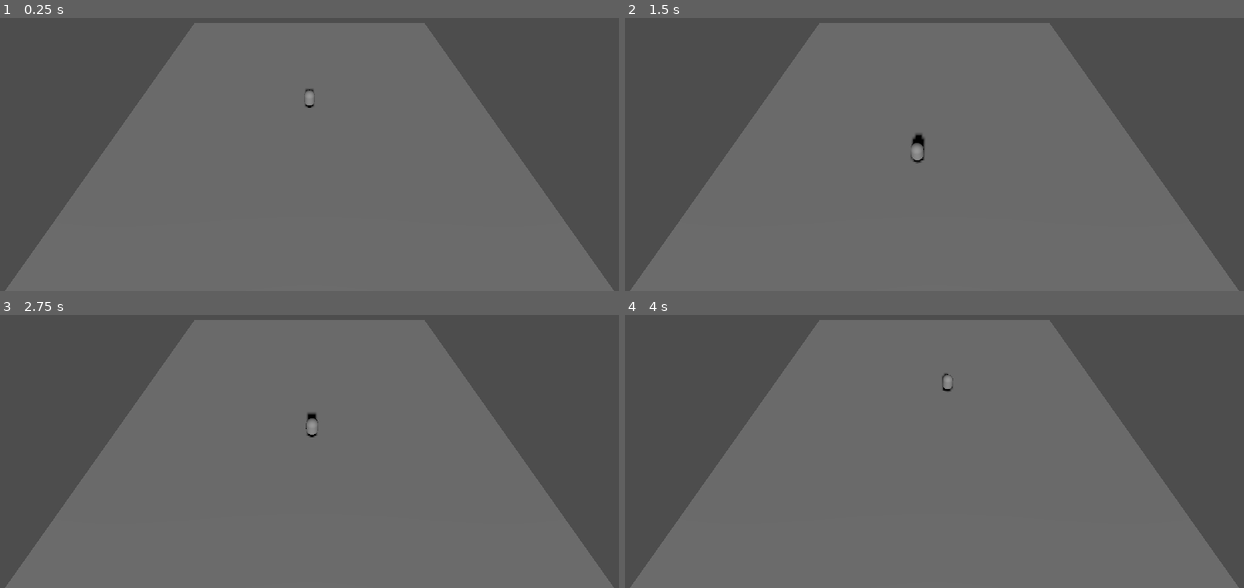
Above: before the commit, frames 1-4 (two rows, left to right).
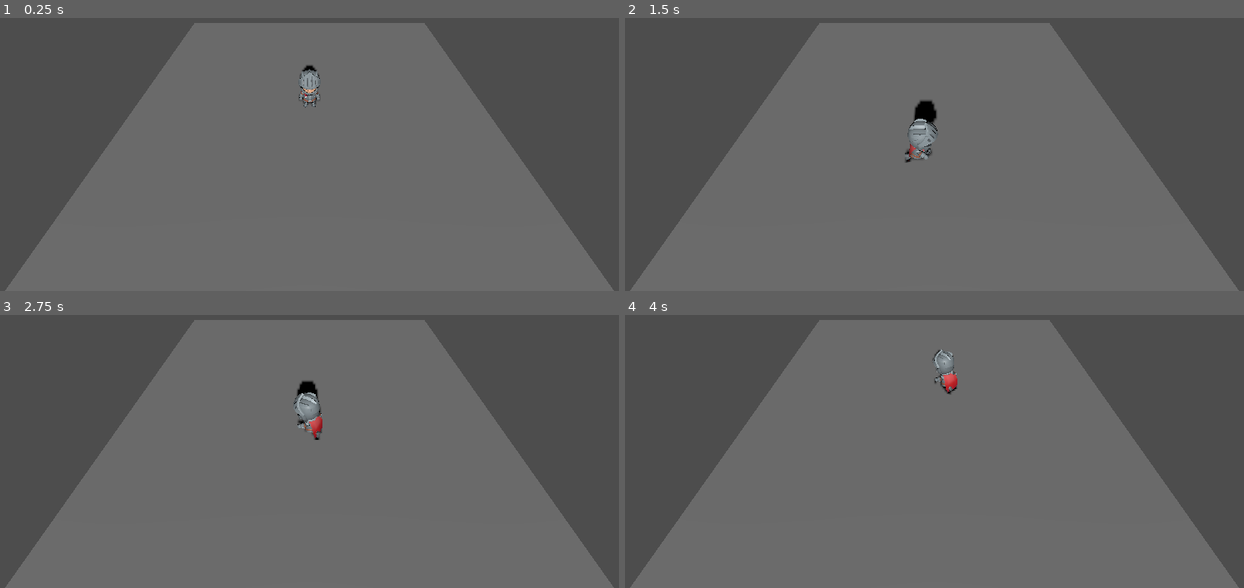
Above: after the commit, the same moments.

Repository: zabbat/godot_small_frog_game
Game: Godot game, scene res://scenes/main.tscn
Two runs of this game, one before a commit and one after it. Both use one fixed random seed, a clock stepped at 60 frames per second and the inputs below.
Inputs (mouse positions are in pixels of both pictures, inside the frame that each line leads up to):
- Up to frame 1 (0.25 s): no input
- Up to frame 2 (1.5 s): move the mouse to (903, 179) at 0.52 s; click (903, 179) at 0.67 s; move the mouse to (1132, 159) at 1.27 s; click (1132, 159) at 1.42 s
- Up to frame 3 (2.75 s): move the mouse to (111, 345) at 2.02 s; click (111, 345) at 2.17 s
- Up to frame 4 (4 s): move the mouse to (965, 402) at 2.77 s; click (965, 402) at 2.92 s; move the mouse to (outside the picture) at 3.52 s; click (outside the picture) at 3.67 s

The runs differ from the first frame. In frame 1, 0.3% of the frame differs, in the area x 48-52%, y 17-33%; in frame 2, 0.7%, in the area x 45-51%, y 30-54%; in frame 3, 0.6%; in frame 4, 0.3%.

Commit message:
Implement Phase 1.2: Knight model with walk/idle animations
Replace placeholder capsule with KayKit Knight character model.
Load animations from separate GLB files at runtime and switch
between idle and walk based on movement state.

Co-Authored-By: Claude Opus 4.6 <noreply@anthropic.com>

Diff:
--- a/scenes/main.tscn
+++ b/scenes/main.tscn
@@ -1,15 +1,12 @@
-[gd_scene load_steps=6 format=3 uid="uid://main_scene"]
+[gd_scene load_steps=5 format=3 uid="uid://main_scene"]
 
 [ext_resource type="Script" path="res://scripts/player.gd" id="1_player"]
+[ext_resource type="PackedScene" path="res://assets/models/characters/Knight.glb" id="2_knight"]
 
 [sub_resource type="PlaneMesh" id="PlaneMesh_ground"]
 size = Vector2(20, 20)
 
 [sub_resource type="WorldBoundaryShape3D" id="WorldBoundary_ground"]
-
-[sub_resource type="CapsuleMesh" id="CapsuleMesh_player"]
-radius = 0.3
-height = 1.0
 
 [sub_resource type="CapsuleShape3D" id="CapsuleShape_player"]
 radius = 0.3
@@ -33,11 +30,11 @@
 shape = SubResource("WorldBoundary_ground")
 
 [node name="Player" type="CharacterBody3D" parent="."]
-transform = Transform3D(1, 0, 0, 0, 1, 0, 0, 0, 1, 0, 0.5, 0)
+transform = Transform3D(1, 0, 0, 0, 1, 0, 0, 0, 1, 0, 0, 0)
 script = ExtResource("1_player")
 
-[node name="MeshInstance3D" type="MeshInstance3D" parent="Player"]
-mesh = SubResource("CapsuleMesh_player")
+[node name="KnightModel" parent="Player" instance=ExtResource("2_knight")]
 
 [node name="CollisionShape3D" type="CollisionShape3D" parent="Player"]
+transform = Transform3D(1, 0, 0, 0, 1, 0, 0, 0, 1, 0, 0.5, 0)
 shape = SubResource("CapsuleShape_player")
--- a/scripts/player.gd
+++ b/scripts/player.gd
@@ -5,8 +5,23 @@
 
 var _target_position: Vector3
 var _has_target := false
+var _anim_player: AnimationPlayer
 
 @onready var _camera: Camera3D = get_viewport().get_camera_3d()
+
+
+func _ready() -> void:
+	_anim_player = _find_animation_player($KnightModel)
+
+	if not _anim_player:
+		_anim_player = AnimationPlayer.new()
+		_anim_player.name = "AnimationPlayer"
+		$KnightModel.add_child(_anim_player)
+		_anim_player.root_node = _anim_player.get_path_to($KnightModel)
+
+	_load_animation_library("res://assets/animations/Rig_Medium_General.glb", "general")
+	_load_animation_library("res://assets/animations/Rig_Medium_MovementBasic.glb", "movement")
+	_play_animation("idle")
 
 
 func _input(event: InputEvent) -> void:
@@ -29,6 +44,7 @@
 func _physics_process(_delta: float) -> void:
 	if not _has_target:
 		velocity = Vector3.ZERO
+		_play_animation("idle")
 		move_and_slide()
 		return
 
@@ -39,13 +55,72 @@
 	if distance < ARRIVAL_THRESHOLD:
 		_has_target = false
 		velocity = Vector3.ZERO
+		_play_animation("idle")
 		move_and_slide()
 		return
 
 	var direction := to_target.normalized()
 	velocity = direction * SPEED
 
-	# Rotate to face movement direction
-	look_at(global_position + direction, Vector3.UP)
+	# Rotate to face movement direction (KayKit models face +Z, look_at faces -Z)
+	look_at(global_position - direction, Vector3.UP)
 
+	_play_animation("walk")
 	move_and_slide()
+
+
+func _find_animation_player(node: Node) -> AnimationPlayer:
+	if node is AnimationPlayer:
+		return node
+	for child in node.get_children():
+		var result := _find_animation_player(child)
+		if result:
+			return result
+	return null
+
+
+func _load_animation_library(path: String, lib_name: String) -> void:
+	var scene := load(path) as PackedScene
+	if not scene:
+		push_warning("Could not load animation scene: %s" % path)
+		return
+	var instance := scene.instantiate()
+	var source_player := _find_animation_player(instance)
+	if not source_player:
+		push_warning("No AnimationPlayer found in: %s" % path)
+		instance.queue_free()
+		return
+	var lib := AnimationLibrary.new()
+	for source_lib_name in source_player.get_animation_library_list():
+		var source_lib := source_player.get_animation_library(source_lib_name)
+		for anim_name in source_lib.get_animation_list():
+			lib.add_animation(anim_name, source_lib.get_animation(anim_name))
+	_anim_player.add_animation_library(lib_name, lib)
+	instance.queue_free()
+
+
+func _play_animation(type: String) -> void:
+	if not _anim_player:
+		return
+
+	var anim_name := ""
+	match type:
+		"idle":
+			anim_name = _find_anim_by_keywords(["idle"])
+		"walk":
+			anim_name = _find_anim_by_keywords(["walk", "run", "moving"])
+
+	if anim_name != "" and _anim_player.current_animation != anim_name:
+		_anim_player.play(anim_name)
+
+
+func _find_anim_by_keywords(keywords: Array[String]) -> String:
+	# Search all libraries for an animation matching keywords
+	for lib_name in _anim_player.get_animation_library_list():
+		var lib := _anim_player.get_animation_library(lib_name)
+		for anim_name in lib.get_animation_list():
+			var lower := anim_name.to_lower()
+			for keyword in keywords:
+				if lower.contains(keyword):
+					return "%s/%s" % [lib_name, anim_name] if lib_name != "" else anim_name
+	return ""
Not shown, added: assets/LICENSE_KayKit.txt
Binary file added: assets/animations/Rig_Medium_General.glb
Not shown, added: assets/animations/Rig_Medium_General.glb.import
Binary file added: assets/animations/Rig_Medium_MovementBasic.glb
Not shown, added: assets/animations/Rig_Medium_MovementBasic.glb.import
Binary file added: assets/models/characters/Barbarian.glb
Not shown, added: assets/models/characters/Barbarian.glb.import
Binary file added: assets/models/characters/Barbarian_barbarian_texture.png
Not shown, added: assets/models/characters/Barbarian_barbarian_texture.png.import
Binary file added: assets/models/characters/Knight.glb
Not shown, added: assets/models/characters/Knight.glb.import
Binary file added: assets/models/characters/Knight_knight_texture.png
(and 121 more such lines)
